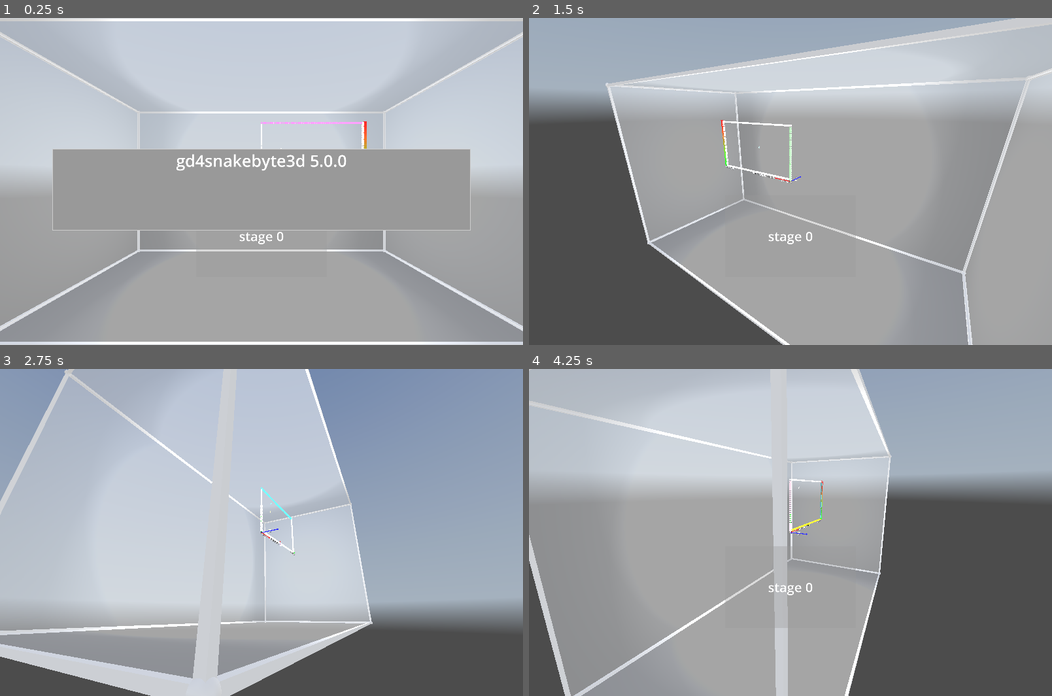
Above: before the commit, frames 1-4 (two rows, left to right).
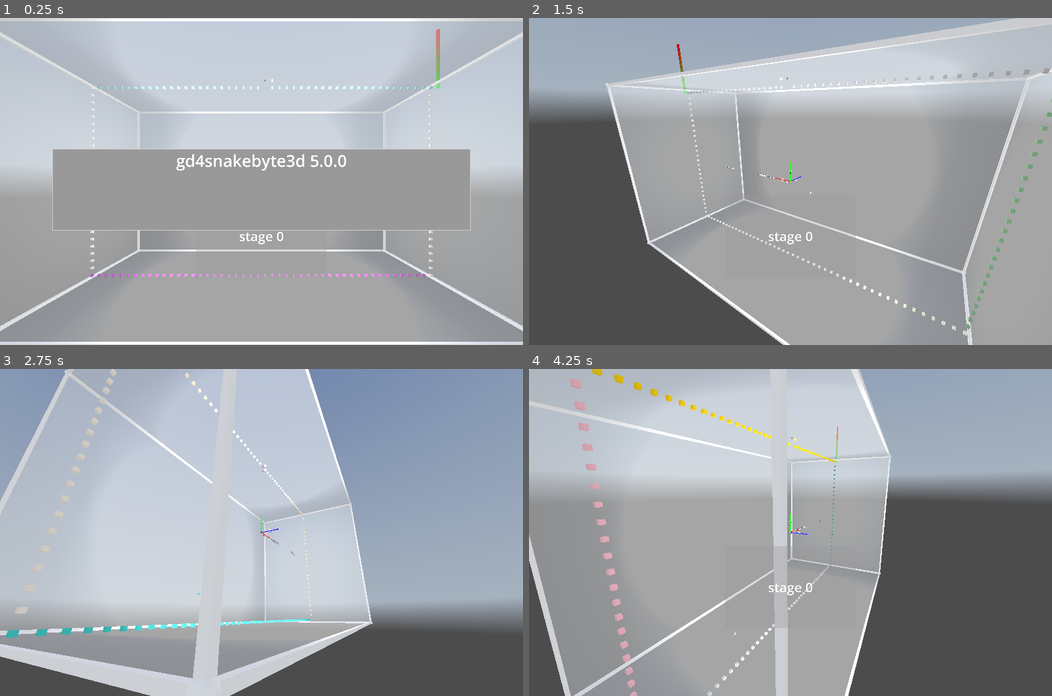
Above: after the commit, the same moments.

Repository: kasworld/gd4snakebyte3d
Game: Godot game, scene res://main.tscn
Two runs of this game, one before a commit and one after it. Both use one fixed random seed, a clock stepped at 60 frames per second and the inputs below. A sky picture missing from this copy of the repository is replaced by a grey-blue gradient.
Inputs (mouse positions are in pixels of both pictures, inside the frame that each line leads up to):
- Up to frame 1 (0.25 s): no input
- Up to frame 2 (1.5 s): tap Enter at 0.5 s; move the mouse to (905, 165) at 0.52 s; hold Right 0.53-1.28 s; tap Q at 0.6 s; click (905, 165) at 0.67 s; tap Space at 0.77 s; move the mouse to (685, 197) at 1.27 s; hold Down from 1.28 s (still down); tap E at 1.35 s
- Up to frame 3 (2.75 s): tap Space at 1.52 s; move the mouse to (313, 460) at 2.02 s; release Down at 2.03 s; hold Right from 2.03 s (still down); tap Enter at 2.1 s
- Up to frame 4 (4.25 s): move the mouse to (764, 597) at 2.77 s; release Right at 2.78 s; hold Up 2.78-3.53 s; tap Q at 2.85 s; click (764, 597) at 2.92 s; tap Space at 3.02, 3.77 s; move the mouse to (947, 581) at 3.52 s; hold Left from 3.53 s (still down); tap E at 3.6 s

The runs differ from the first frame. In frame 1, 0.9% of the frame differs, in the area x 17-85%, y 3-80%; in frame 2, 1.1%; in frame 3, 1.0%; in frame 4, 1.3%, in the area x 7-60%, y 0-100%.

Commit message:
use pos2d_to_pos3d pos3d_to_pos2d

Diff:
--- a/main.gd
+++ b/main.gd
@@ -80,7 +80,7 @@
 		stage.queue_free()
 	stage = preload("res://snake_byte/snake_byte.tscn").instantiate()
 	add_child(stage)
-	stage.init(game_info).set_demo_mode(game_info.demo_mode)
+	stage.init(WorldSize, game_info).set_demo_mode(game_info.demo_mode)
 	stage.connect("stage_cleared", stage_cleared)
 	stage.connect("snake_dead", snake_dead)
 	game_info.stage_number +=1
--- a/snake_byte/apple/apple.gd
+++ b/snake_byte/apple/apple.gd
@@ -29,7 +29,7 @@
 	return pos2d
 
 func get_pos3d() -> Vector3:
-	return SnakeByte.vector2i_to_vector3(pos2d)
+	return SnakeByte.pos2d_to_pos3d(pos2d.x, pos2d.y)
 
 func delete() -> void:
 	var old = field.del_at(pos2d)
--- a/snake_byte/plum/plum.gd
+++ b/snake_byte/plum/plum.gd
@@ -39,7 +39,7 @@
 		)
 
 func get_pos3d() -> Vector3:
-	return SnakeByte.vector2i_to_vector3(pos2d)
+	return SnakeByte.pos2d_to_pos3d(pos2d.x, pos2d.y)
 
 func field_get(pos :Vector2i, d :Dir8Lib.Dir):
 	return field.get_at(pos + Dir8Lib.Dir2Vt[d] )
--- a/snake_byte/snake/snake.gd
+++ b/snake_byte/snake/snake.gd
@@ -20,7 +20,7 @@
 	field = f
 	var mesh = ShapeLib.new_mesh_by_type(ShapeLib.Shape.Sphere, 0.4)
 	mesh.material = MultiMeshShape.make_color_material()
-	var pos = SnakeByte.vector2i_to_vector3( Vector2i(SBWalls.FieldSize.x/2,SBWalls.FieldSize.y) )
+	var pos = SnakeByte.pos2d_to_pos3d( SBWalls.FieldSize.x/2,SBWalls.FieldSize.y)
 	$Body.init_with_color_mesh(mesh, SBWalls.FieldSize.x*SBWalls.FieldSize.y/2, 1.0,  pos)
 	dest_body_len = SnakeByte.SnakeLenStart
 	pos2d_list.append(SBWalls.StartPos)
@@ -60,7 +60,7 @@
 	$Body.set_visible_count(pos2d_list.size())
 	for i in pos2d_list.size():
 		var rate = (i as float) / pos2d_list.size()
-		$Body.set_inst_position(i, SnakeByte.vector2i_to_vector3(pos2d_list[i]))
+		$Body.set_inst_position(i, SnakeByte.pos2d_to_pos3d(pos2d_list[i].x,pos2d_list[i].y))
 		$Body.set_inst_color(i, lerp(Color.RED, Color.BLUE, rate))
 
 func get_next_head_pos() -> Vector2i:
--- a/snake_byte/snake_byte.gd
+++ b/snake_byte/snake_byte.gd
@@ -1,23 +1,36 @@
 extends Node3D
 class_name SnakeByte
 
+static var cabinet_size :Vector3
+static var tile_size :Vector3
+
+static func pos2d_to_pos3d( x :int, y :int) -> Vector3:
+	return Vector3(
+		float(x) * tile_size.x - cabinet_size.x/2 + tile_size.x/2,
+		float(y) *tile_size.y -cabinet_size.y/2 + tile_size.y/2,
+		0.0)
+static func pos3d_to_pos2d( pos :Vector3 ) -> Vector2i:
+	return Vector2i(
+		snappedi( (pos.x + cabinet_size.x/2 - tile_size.x/2) / tile_size.x ,1 ),
+		snappedi( (pos.y + cabinet_size.y/2 - tile_size.y/2) / tile_size.y ,1 ),
+	)
+
 signal stage_cleared()
 signal snake_dead()
 
-const FieldSize := Vector2i(48,27)
-const FrameTime := 0.2 # second
-const SnakeLenStart := 12
-const SankeLenInc := 12
-const PlumCount := 2
-const AppleCountPerStage := 10
-const AppleIncOnStepOver := 3
-const EatStepOverLimit := FieldSize.x + FieldSize.y
-const SnakeLife := 3
-const SnakeLifeIncOnStageClear := 1
-const ScorePerApple := 10
-
-static func vector2i_to_vector3(from :Vector2i) -> Vector3:
-	return Vector3(from.x,FieldSize.y - from.y, 0)
+static var FrameTime := 0.2 # second
+static var SnakeLenStart := 12
+static var SankeLenInc := 12
+static var PlumCount := 2
+static var AppleCountPerStage := 10
+static var AppleIncOnStepOver := 3
+static var EatStepOverLimit := SBWalls.FieldSize.x + SBWalls.FieldSize.y
+static var SnakeLife := 3
+static var SnakeLifeIncOnStageClear := 1
+static var ScorePerApple := 10
+
+#static func vector2i_to_vector3(from :Vector2i) -> Vector3:
+	#return Vector3(from.x,SBWalls.FieldSize.y - from.y, 0)
 
 static var LightColorList = NamedColors.filter_light_color_list()
 
@@ -40,7 +53,9 @@
 func _to_string() -> String:
 	return "SnakeByte%d %s" % [game_info]
 
-func init(gameinfo :Dictionary) -> SnakeByte:
+func init(sz :Vector3, gameinfo :Dictionary) -> SnakeByte:
+	cabinet_size = sz
+	tile_size = Vector3(cabinet_size.x / SBWalls.FieldSize.x, cabinet_size.y / SBWalls.FieldSize.y, cabinet_size.y / SBWalls.FieldSize.y )
 	game_info = gameinfo
 	var vp_size = get_viewport().get_visible_rect().size
 	$StageStartPanel.size = vp_size/4
@@ -48,15 +63,15 @@
 
 	$StageInfo.text = "stage %d" % game_info.stage_number
 	$StageInfo.position.x = 2
-	$SnakeInfo.position.x = SnakeByte.FieldSize.x /3
-	$AppleInfo.position.x = SnakeByte.FieldSize.x - 3
+	$SnakeInfo.position.x = SBWalls.FieldSize.x /3
+	$AppleInfo.position.x = SBWalls.FieldSize.x - 3
 	update_apple_info()
 	update_snake_info()
 	$FrameTimer.wait_time = SnakeByte.FrameTime
 	apple_end_count = SnakeByte.AppleCountPerStage
 	gauge = preload("res://multi_mesh_shape/multi_mesh_shape.tscn").instantiate(
-		).init_bar_gauge_y(SnakeByte.EatStepOverLimit, Vector3(1, SnakeByte.FieldSize.y, 1), Color.GREEN, Color.RED)
-	gauge.position = SnakeByte.vector2i_to_vector3(Vector2i(SnakeByte.FieldSize.x,SnakeByte.FieldSize.y-1))
+		).init_bar_gauge_y(SnakeByte.EatStepOverLimit, Vector3(1, SBWalls.FieldSize.y, 1), Color.GREEN, Color.RED)
+	gauge.position = pos2d_to_pos3d(SBWalls.FieldSize.x,SBWalls.FieldSize.y-1)
 	add_child(gauge)
 	new_snake()
 	return self
@@ -88,7 +103,7 @@
 	show_start_panel()
 	snake_step_after_eat = 0
 	apple_make_count = apple_eat_count
-	field = PlacedThings.new(SnakeByte.FieldSize)
+	field = PlacedThings.new(SBWalls.FieldSize)
 	$Walls.init(game_info.stage_number, field )
 	field.set_at( SBWalls.StartPos, Start.new())
 	for i in SnakeByte.PlumCount:
--- a/snake_byte/walls/walls.gd
+++ b/snake_byte/walls/walls.gd
@@ -32,10 +32,12 @@
 func init(stage_number :int, f :PlacedThings) -> void:
 	field = f
 	wall_list = []
-	var mesh = ShapeLib.new_mesh_by_type(ShapeLib.Shape.Box, 0.4)
+	#var mesh = ShapeLib.new_mesh_by_type(ShapeLib.Shape.Box, 0.4)
+	var mesh := BoxMesh.new()
+	mesh.size = Vector3(1,1,1)
 	mesh.material = MultiMeshShape.make_color_material()
 	$MultiMeshShape.multimesh.instance_count = 0
-	$MultiMeshShape.init_with_color_mesh(mesh, SnakeByte.FieldSize.x*SnakeByte.FieldSize.y/2)
+	$MultiMeshShape.init_with_color_mesh(mesh, SBWalls.FieldSize.x*SBWalls.FieldSize.y/2)
 	exec_script(BounderyWalls)
 	var wall_script = StageWalls[stage_number % StageWalls.size()]
 	exec_script(wall_script)
@@ -61,7 +63,7 @@
 				pos = pos + Dir8Lib.Dir2Vt[Dir8Lib.Dir.SouthEast]
 			else:
 				field.set_at(pos, self)
-			var pos3d = SnakeByte.vector2i_to_vector3(pos)
+			var pos3d = SnakeByte.pos2d_to_pos3d(pos.x, pos.y)
 			$MultiMeshShape.set_inst_position(wall_count, pos3d)
 			$MultiMeshShape.set_inst_color(wall_count, co)
 			wall_count += 1
@@ -70,8 +72,9 @@
 func close_startpos() -> void:
 	var pos = StartPos
 	field.set_at(pos, self)
-	var pos1 = SnakeByte.vector2i_to_vector3(StartPos+Dir8Lib.Dir2Vt[Dir8Lib.Dir.SouthEast])
-	var pos2 = SnakeByte.vector2i_to_vector3(StartPos)
+	var tmp := StartPos+Dir8Lib.Dir2Vt[Dir8Lib.Dir.SouthEast]
+	var pos1 = SnakeByte.pos2d_to_pos3d(tmp.x, tmp.y)
+	var pos2 = SnakeByte.pos2d_to_pos3d(StartPos.x,StartPos.y)
 	animate_inst = {
 		"start_time" : Time.get_unix_time_from_system(),
 		"inst_index" : startwall_index,
@@ -84,8 +87,9 @@
 	var pos = GoalPos
 	var old = field.set_at( pos, SnakeByte.Goal.new())
 	assert(old == self, "invalid goal pos not wall %s %s" % [pos,old])
-	var pos1 = SnakeByte.vector2i_to_vector3(GoalPos)
-	var pos2 = SnakeByte.vector2i_to_vector3(GoalPos+Dir8Lib.Dir2Vt[Dir8Lib.Dir.NorthWest])
+	var pos1 := SnakeByte.pos2d_to_pos3d(GoalPos.x, GoalPos.y)
+	var tmp := GoalPos+Dir8Lib.Dir2Vt[Dir8Lib.Dir.NorthWest]
+	var pos2 := SnakeByte.pos2d_to_pos3d(tmp.x, tmp.y)
 	animate_inst = {
 		"start_time" : Time.get_unix_time_from_system(),
 		"inst_index" : goalwall_index,
